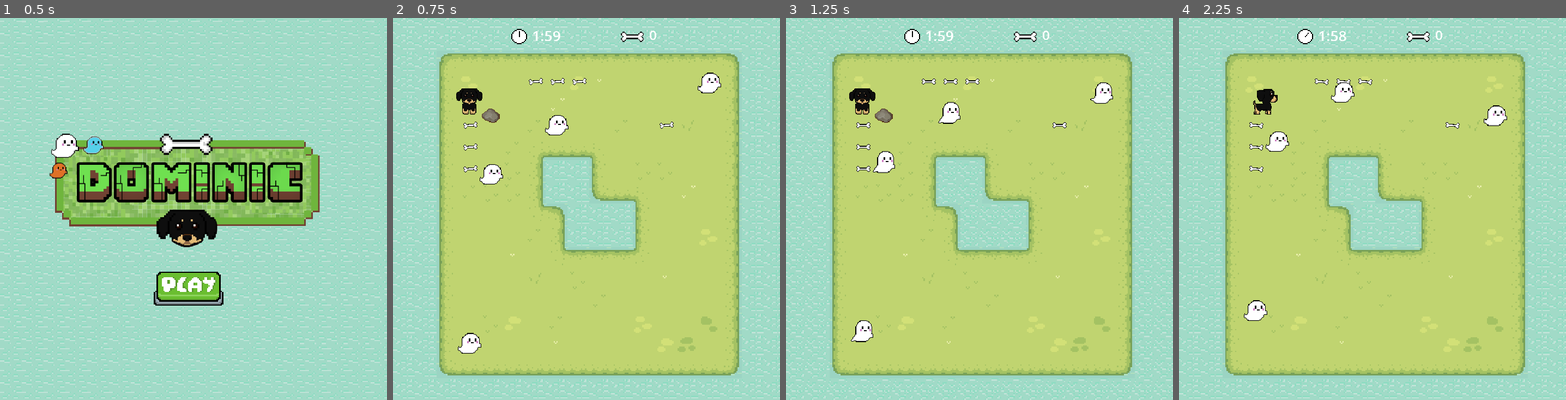
Above: before the commit, frames 1-4 (left to right).
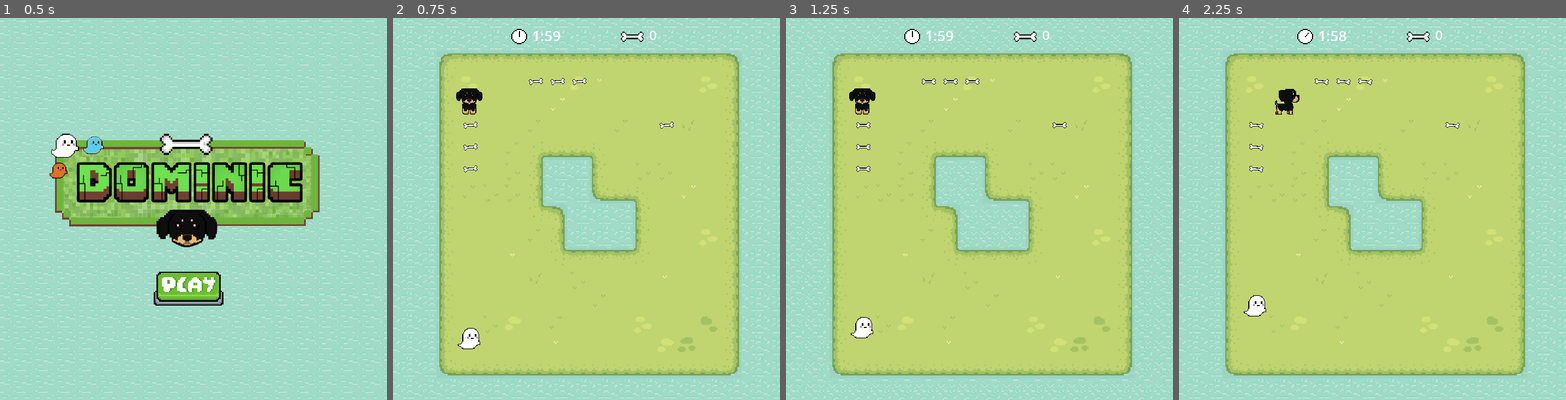
Above: after the commit, the same moments.

Repository: BeatrizPat/Dominic
Game: Godot game, scene res://level/opening_scene.tscn
Same seed, same stepped clock (60 frames per second), same inputs: the game is played once before the commit and once after it.
Inputs (mouse positions are in pixels of both pictures, inside the frame that each line leads up to):
- Up to frame 1 (0.5 s): no input
- Up to frame 2 (0.75 s): click (582, 289) at 0.5 s
- Up to frame 3 (1.25 s): no input
- Up to frame 4 (2.25 s): tap Enter (enter) at 1.25 s; hold D (right) 1.28-2.03 s; hold Enter (enter) 1.28-2.03 s; tap Space (space) at 1.55, 2.1 s; hold S (down) from 2.03 s (still down)

Frame 1 is identical in both runs. In frame 2, 1.0% of the frame differs, in the area x 16-85%, y 14-88%; in frame 3, 1.0%; in frame 4, 1.5%, in the area x 16-85%, y 16-80%.

Commit message:
função criar e remover barreiras funcionando

Diff:
--- a/enemy/enemy.gd
+++ b/enemy/enemy.gd
@@ -2,4 +2,3 @@
 
 func _ready():
 	add_to_group("global")
-	change_direction()
--- a/enemy/enemy.tscn
+++ b/enemy/enemy.tscn
@@ -60,7 +60,7 @@
 }
 
 [sub_resource type="RectangleShape2D" id="RectangleShape2D_pafkh"]
-size = Vector2(14, 11)
+size = Vector2(14, 12)
 
 [node name="enemy" type="CharacterBody2D"]
 collision_layer = 4
@@ -81,7 +81,7 @@
 }
 
 [node name="CollisionShape2D" type="CollisionShape2D" parent="."]
-position = Vector2(0, 6.5)
+position = Vector2(0, 6)
 shape = SubResource("RectangleShape2D_pafkh")
 
 [node name="RayCast2D" type="RayCast2D" parent="."]
@@ -89,3 +89,9 @@
 target_position = Vector2(0, 3)
 collision_mask = 19
 collide_with_areas = true
+
+[node name="RayCast2D2" type="RayCast2D" parent="."]
+position = Vector2(0, 12)
+target_position = Vector2(0, 3)
+collision_mask = 19
+collide_with_areas = true
--- a/enemy/enemy_movement.gd
+++ b/enemy/enemy_movement.gd
@@ -1,26 +1,31 @@
 extends CharacterBody2D
 class_name enemy_movement
 @onready var ray = $RayCast2D
+@onready var ray_aux = $RayCast2D2
 var movement = true
 @export var tile_size = 16
 var dir = [Vector2.RIGHT,
 			Vector2.LEFT,
 			Vector2.UP,
 			Vector2.DOWN]
-var rand
-# Called when the node enters the scene tree for the first time.
+var current_direction = 2
+
 func _ready():
 	var rand = 0
 	add_to_group("global")
-	pass # Replace with function body.
+	$AnimationPlayer.play("walk_front")
+
 func change_direction():
-	if rand == 2:
-		rand = 3
-	else: rand = 2
+	if current_direction == 2:
+		current_direction = 3
+		$AnimationPlayer.play("walk_back")
+	else:
+		current_direction = 2
+		$AnimationPlayer.play("walk_front")
 
 func _physics_process(delta):
 	if movement:
-		ray.target_position = dir[rand] * tile_size/2
+		ray.target_position = dir[current_direction] * tile_size/2
 		ray.force_raycast_update()
 		if ray.is_colliding():
 			var regex = RegEx.new()
@@ -31,12 +36,24 @@
 				ray.get_collider().game_over()
 				game_over()
 			else: change_direction()
-		velocity = dir[rand] * tile_size
-		if rand == 2:
-			$AnimationPlayer.play("walk_back")
-		else: $AnimationPlayer.play("walk_front")
+		velocity = dir[current_direction] * tile_size
 		move_and_slide()
-	#detect_collision()
+	if check_stuck():
+		movement = false
+	else: movement = true
+
+func check_stuck():
+	ray_aux.target_position = dir[2] * tile_size
+	ray_aux.force_raycast_update()
+	if ray_aux.is_colliding():
+		ray_aux.target_position = dir[3] * tile_size
+		ray_aux.force_raycast_update()
+		if ray_aux.is_colliding():
+			print('stuckkkkkkk')
+			return true
+		else: false
+	else: false
+
 func game_over():
 	movement = false
 	queue_free()
--- a/level/game_level.gd
+++ b/level/game_level.gd
@@ -45,11 +45,11 @@
 func instantiate_obstacle(position, direction):
 	var obstaculo_instance =  instance_obj(position, direction)
 	while(1):
-		if position[0] > 55 and position[0] < 233:
-			if position[1] > 47 and position[1] < 241:
-				if(obstaculo_instance.verificar_ray()):
-					position = position + (direction *tile_size)
-					obstaculo_instance = instance_obj(position, direction)
+		if !obstaculo_instance.check_collider_istile(direction):
+			if(!obstaculo_instance.verificar_ray(direction)):
+				print('game instantiate object')
+				position = position + (direction * tile_size)
+				obstaculo_instance = instance_obj(position, direction)
 			else: break
 		else:break
 
@@ -58,13 +58,21 @@
 	add_child(obstaculo_instance)
 	obstaculo_instance.name = 'obstaculo'
 	obstaculo_instance.global_position = position
+	obstaculo_instance.alter_ray(direction)
 	return obstaculo_instance
 
-func free_obstacle(object):
-	object.queue_free()
+func free_obstacle(object, direction):
+	if object:
+		if(object.name.contains('obstaculo')):
+			var next_object = object.get_collider_object(direction)
+			print(next_object)
+			object.queue_free()
+			free_obstacle(next_object, direction)
+		else: return
+	return
 
 func play_again():
-	print("play again")#get_tree().change_scene_to_file("res://level/game_level.tscn")
+	print("play again")
 
 func check_game_score():
 	if score == items_count:
--- a/level/game_level.tscn
+++ b/level/game_level.tscn
@@ -9,7 +9,6 @@
 [ext_resource type="Texture2D" uid="uid://bi7rlcng1c4nv" path="res://assets/tilemap/water/water_animated.png" id="5_8ulfn"]
 [ext_resource type="PackedScene" uid="uid://bvg1w706cppe6" path="res://items/bone.tscn" id="7_v6jh5"]
 [ext_resource type="PackedScene" uid="uid://cx6enkcpsyd48" path="res://hud/hud.tscn" id="9_hwe6f"]
-[ext_resource type="PackedScene" uid="uid://buwgjv6smvs78" path="res://objects/obstaculo.tscn" id="10_qgrl8"]
 
 [sub_resource type="NavigationPolygon" id="NavigationPolygon_j3t1u"]
 vertices = PackedVector2Array(8, 8, -8, 8, -8, -8, 8, -8)
@@ -314,17 +313,8 @@
 z_index = 1
 position = Vector2(0, 8)
 
-[node name="Enemy 2" parent="enemies" instance=ExtResource("4_5vfro")]
-position = Vector2(232, 36)
-
 [node name="Enemy 1" parent="enemies" instance=ExtResource("4_5vfro")]
-position = Vector2(56, 229)
-
-[node name="enemy" parent="enemies" instance=ExtResource("4_5vfro")]
-position = Vector2(120, 72)
-
-[node name="enemy2" parent="enemies" instance=ExtResource("4_5vfro")]
-position = Vector2(72, 104)
+position = Vector2(56, 225)
 
 [node name="items" type="Node2D" parent="."]
 position = Vector2(0, 8)
@@ -390,9 +380,6 @@
 [node name="Timer" type="Timer" parent="."]
 wait_time = 120.0
 
-[node name="obstaculo" parent="." instance=ExtResource("10_qgrl8")]
-position = Vector2(72, 72)
-
 [connection signal="timeout" from="Timer" to="." method="_on_timer_timeout"]
 
 [editable path="Control"]
--- a/objects/obstaculo.gd
+++ b/objects/obstaculo.gd
@@ -1,16 +1,39 @@
 extends Area2D
 
 @onready var ray = $RayCast2D
+@onready var ray_object = $RayCast2D2
+var ray_lenght = 16
 # Called when the node enters the scene tree for the first time.
 func _ready():
 	add_to_group("enter")
-
 
 # Called every frame. 'delta' is the elapsed time since the previous frame.
 func _process(delta):
 	pass
 
-func verificar_ray():
-	if ray.is_colliding():
-		return false
-	else: return true
+#verifica colisão do raycast
+func verificar_ray(direction):
+	alter_ray_object(direction)
+	ray_object.force_raycast_update()
+	if ray_object.is_colliding():
+		print(ray_object.get_collider().name)
+		return true
+	else: return false
+
+#altera direção do raycast
+func alter_ray(direction):
+	ray.target_position = direction * ray_lenght
+
+func alter_ray_object(direction):
+	ray_object.target_position = direction * ray_lenght
+
+func get_collider_object(direction):
+	alter_ray_object(direction)
+	ray_object.force_raycast_update()
+	return ray_object.get_collider()
+
+func check_collider_istile(direction):
+	if ray_object.is_colliding():
+		if ray_object.get_collider().name.contains('Tile'):
+			return true
+	else: return false
--- a/objects/obstaculo.tscn
+++ b/objects/obstaculo.tscn
@@ -36,3 +36,8 @@
 [node name="RayCast2D" type="RayCast2D" parent="."]
 target_position = Vector2(0, 24)
 collision_mask = 5
+
+[node name="RayCast2D2" type="RayCast2D" parent="."]
+target_position = Vector2(0, 24)
+collision_mask = 21
+collide_with_areas = true
--- a/player/dog_player.gd
+++ b/player/dog_player.gd
@@ -6,6 +6,8 @@
 @onready var animation_player = $AnimationPlayer
 @onready var state_machine = animation_tree.get("parameters/playback")
 @onready var ray = $RayCast2D
+@onready var ray_object = $RayCast2D2
+var ray_object_lenght = 19
 
 var inputs = {"right": Vector2.RIGHT,
 			"left": Vector2.LEFT,
@@ -50,6 +52,7 @@
 # Função de movimentação do player
 func move(dir):
 	ray.target_position = inputs[dir] * tile_size
+	ray_object.target_position = inputs[dir] * ray_object_lenght
 	ray.force_raycast_update()
 	update_animation_parameters(ray.target_position)
 	if !ray.is_colliding():
@@ -60,7 +63,7 @@
 		await tween.finished
 		moving = false
 		#Condição de game over se o player colidiu com o enemy
-	if ray.is_colliding():
+	else:
 		var regex = RegEx.new()
 		regex.compile("Enemy")
 		var result1 = regex.search(ray.get_collider().name)
@@ -88,11 +91,6 @@
 	else:
 		animation_name = "over_down"
 	state_machine.travel(animation_name)
-	print(current_direction)
-	print(animation_name)
-	print(state_machine.get_current_node())
-	#animation_player.play(animation_name)
-	#animation_tree.set("parameters/game over/blend_position", current_direction)
 	await 500
 
 func animation_game_over_finished():
@@ -100,11 +98,17 @@
 	get_tree().call_group("global", "game_over_scene")
 
 func obstacles():
-	if !ray.is_colliding():
+	ray_object.force_raycast_update()
+	if !ray_object.is_colliding() or (!ray.is_colliding() and check_collider_istile(current_direction)):
+		print('dog instantiate obstacle')
 		get_tree().call_group("enter", "instantiate_obstacle", self.global_position + (current_direction * tile_size), current_direction)
-	elif ray.is_colliding():
-		var regex = RegEx.new()
-		regex.compile("obstaculo")
-		var result = regex.search(ray.get_collider().name)
-		if result:
-			get_tree().call_group("enter", "free_obstacle", ray.get_collider())
+	elif ray_object.is_colliding():
+		if (ray_object.get_collider().name).contains('obstaculo'):
+			print('dog free obstacle')
+			get_tree().call_group("enter", "free_obstacle", ray_object.get_collider(), current_direction)
+
+func check_collider_istile(direction):
+	if ray_object.is_colliding():
+		if ray_object.get_collider().name.contains('Tile'):
+			return true
+	else: return false
--- a/player/dog_player.tscn
+++ b/player/dog_player.tscn
@@ -465,3 +465,9 @@
 target_position = Vector2(2.40458e-07, 8.90485)
 collision_mask = 23
 collide_with_areas = true
+
+[node name="RayCast2D2" type="RayCast2D" parent="."]
+scale = Vector2(1.41401, 0.431166)
+target_position = Vector2(0, 25.5122)
+collision_mask = 23
+collide_with_areas = true
Not shown: 1 places in level/end_scene.tscn that only renumber resources
Not shown: 1 places in level/game_level.tscn that only renumber resources
